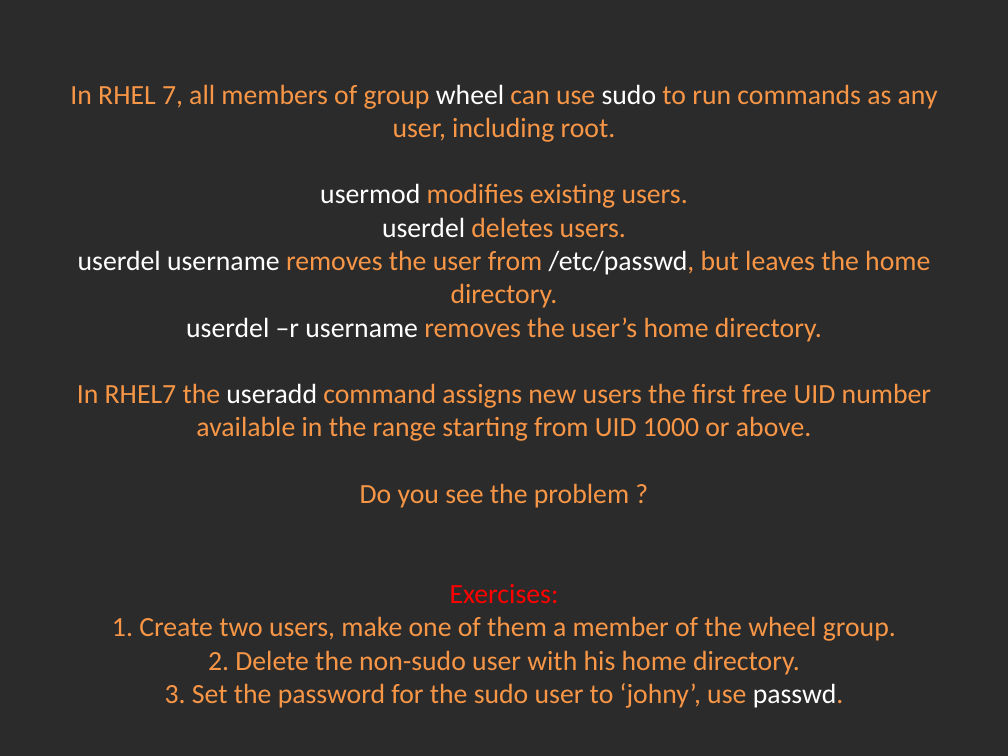
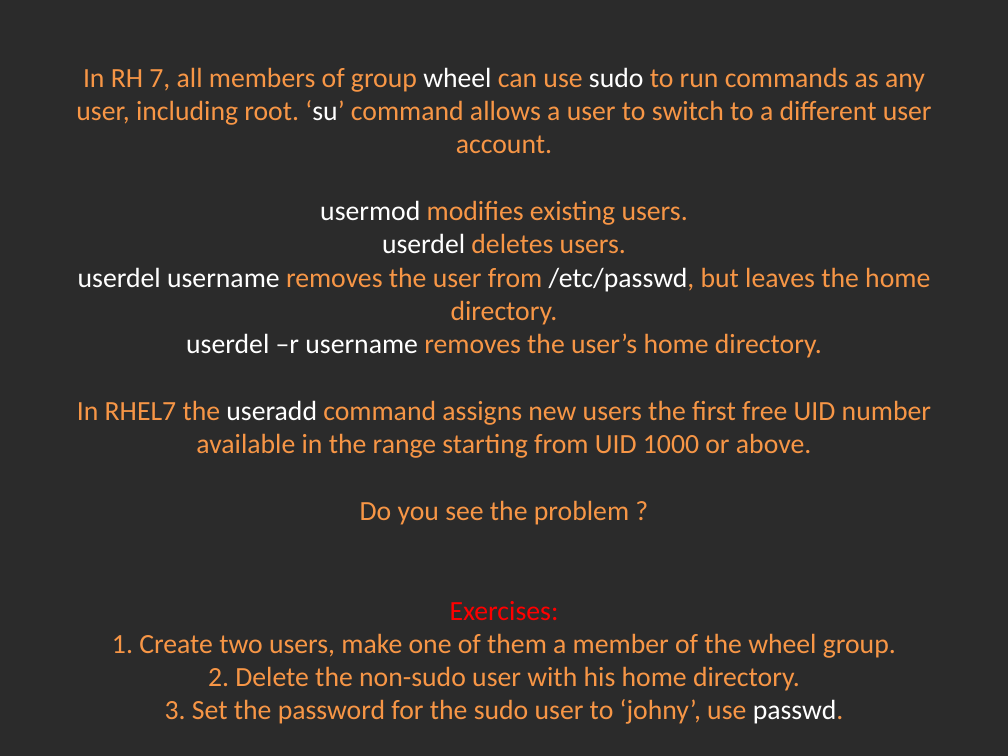
Before and after one commit to Academy-Soft-Intellect/Linux-Course, a slide deck: slide 8 of 04.Users_And_UsersGroups/04-UsersAndUsersGroups.pptx. Drawn at 1008x756 pixels with LibreOffice and Linux fonts; fonts in the diff are those of the drawing; background and template pictures are left out; a plain dark background stands for a picture behind light text. Boxes give left, top, right and bottom in pixels: in the first picture for what was removed or moved away, otherwise in the second. Text is boxed around its words. In the diff, an @@ line names an element or a change of style, - is before the commit and + after.

Commit message:
Users and Networking.

```diff
--- a/04.Users_And_UsersGroups/04-UsersAndUsersGroups.pptx
+++ b/04.Users_And_UsersGroups/04-UsersAndUsersGroups.pptx
@@ title at (76, 67, 932, 724): text changed @@
-In RHEL 7, all members of group wheel can use sudo to run commands as any user, including root.
-usermod modifies existing users.
-userdel deletes users.
-userdel username removes the user from /etc/passwd, but leaves the home directory.
-userdel –r username removes the user’s home directory.
-In RHEL7 the useradd command assigns new users the first free UID number available in the range starting from UID 1000 or above.
-Do you see the problem ?
-Exercises:
-1. Create two users, make one of them a member of the wheel group.
-2. Delete the non-sudo user with his home directory.
-3. Set the password for the sudo user to ‘johny’, use passwd.
+In RH 7, all members of group wheel can use sudo to run commands as any user, including root. ‘su’ command allows a user to switch to a different user account.
+usermod modifies existing users.
+userdel deletes users.
+userdel username removes the user from /etc/passwd, but leaves the home directory.
+userdel –r username removes the user’s home directory.
+In RHEL7 the useradd command assigns new users the first free UID number available in the range starting from UID 1000 or above.
+Do you see the problem ?
+Exercises:
+1. Create two users, make one of them a member of the wheel group.
+2. Delete the non-sudo user with his home directory.
+3. Set the password for the sudo user to ‘johny’, use passwd.
```
Also in this commit, not shown: 1 other slide changed, 2 other files.
